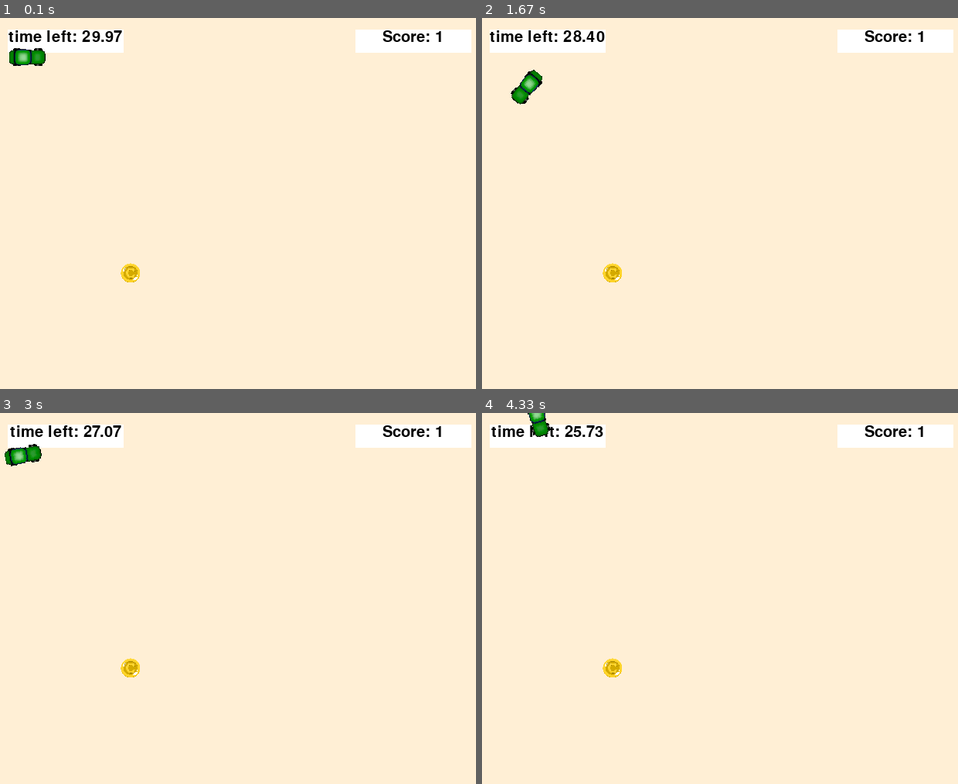
Above: before the commit, frames 1-4 (two rows, left to right).
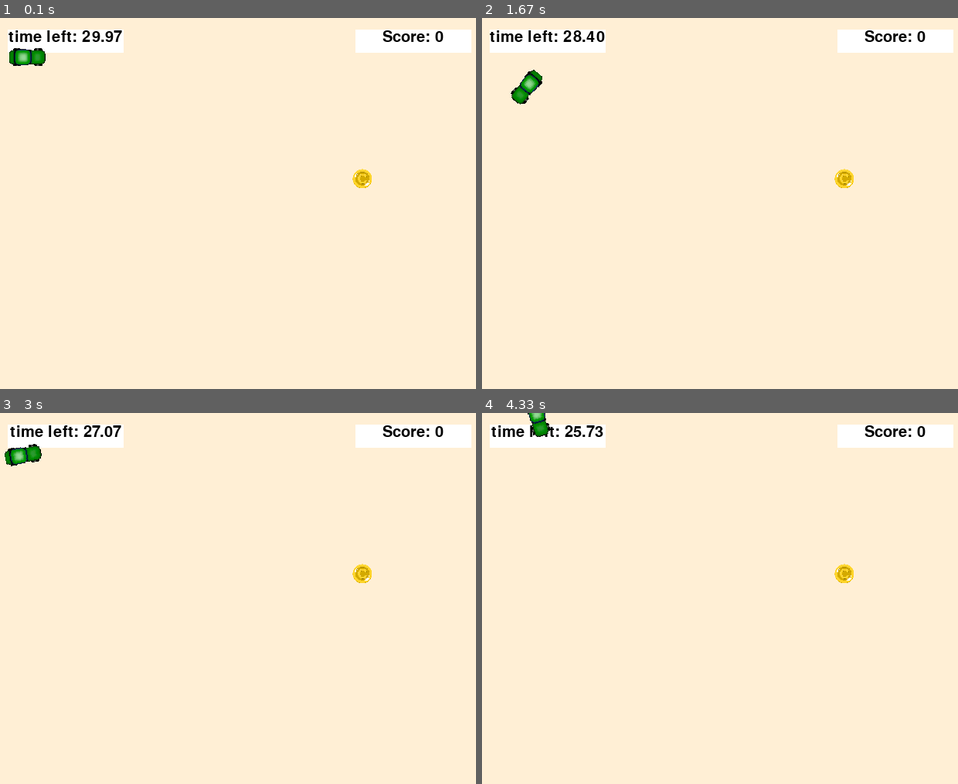
Above: after the commit, the same moments.

Repository: twopiharris/BSU-CS120
Game: pygame game, started from gameEngine/car.py
Two runs of this game, one before a commit and one after it. Both use one fixed random seed, a clock stepped at 60 frames per second and the inputs below.
Inputs:
- Up to frame 1 (0.1 s): no input
- Up to frame 2 (1.67 s): hold Right 0.33-0.8 s; hold Up 0.83-1.13 s; hold Right 1.17-1.63 s
- Up to frame 3 (3 s): hold Left 1.67-2.2 s; hold Down 2.23-2.53 s; hold Left 2.57-2.97 s
- Up to frame 4 (4.33 s): hold Up 3-3.37 s; hold Right 3.4-4.03 s; hold Down from 4.07 s (still down)

The runs differ from the first frame. In frame 1, 0.4% of the frame differs, in the area x 25-94%, y 3-72%; in frame 2, 0.4%; in frame 3, 0.4%; in frame 4, 0.4%.

Commit message:
fix initial collision problem in SuperSprite.setPosition()

Diff:
--- /dev/null
+++ b/gameEngine/carGame.py
@@ -0,0 +1,84 @@
+import pygame, gameEngine, random
+
+""" car image - Andy Harris
+    coin image - https://opengameart.org/content/coin-icon
+    coin sound - https://opengameart.org/content/plingy-coin
+"""
+
+def main():
+  pygame.mixer.init()
+  scene = gameEngine.Scene()
+  scene.background.fill(pygame.Color("papayawhip"))
+  scene.setCaption("Baby You Can Drive My Car!")
+
+  scene.car = Car(scene)
+  scene.coin = Coin(scene)
+
+  scene.lblTimer = gameEngine.Label()
+  scene.lblTimer.center = (100, 30)
+
+  scene.lblScore = gameEngine.Label()
+  scene.lblScore.center = (550, 30)
+  scene.lblScore.text = "Score: 0"
+  scene.score = 0
+
+  scene.sprites = [scene.lblTimer, scene.lblScore, scene.car, scene.coin]
+  scene.timer = gameEngine.Timer()
+  scene.MAXTIME = 30
+
+  scene.start()
+
+class Car(gameEngine.SuperSprite):
+  def __init__(self, scene):
+    super().__init__(scene)
+    self.setImage("car.gif")
+    self.setSize(50, 25)
+    self.coinSound = pygame.mixer.Sound("coin.wav")
+    self.setPosition((50, 50))
+
+  def checkKeys(self):
+    keys = pygame.key.get_pressed()
+    if keys[pygame.K_LEFT]:
+      self.turnBy(5)
+    elif keys[pygame.K_RIGHT]:
+      self.turnBy(-5)
+    if keys[pygame.K_UP]:
+      self.forward(5)
+    elif keys[pygame.K_DOWN]:
+      self.forward(-5)
+
+  def checkCollision(self):
+    if self.collidesWith(self.scene.coin):
+      self.scene.score += 1
+      self.scene.lblScore.text = f"Score: {self.scene.score}"
+      self.coinSound.play()
+      self.scene.coin.reset()
+
+  def checkTime(self):
+    time = self.scene.timer.getElapsedTime()
+    if time > self.scene.MAXTIME:
+      self.scene.stop()
+    else:
+      timeLeft = self.scene.MAXTIME - time
+      self.scene.lblTimer.text = f"time left: {timeLeft:.2f}"
+
+  def checkEvents(self):
+    self.checkTime()
+    self.checkKeys()
+    self.checkCollision()
+
+class Coin(gameEngine.SuperSprite):
+  def __init__(self, scene):
+    super().__init__(scene)
+    self.reset()
+    self.setImage("Coin.png")
+    self.setSize(25, 25)
+
+  def reset(self):
+    """ move to a new position """
+    newX = random.randint(0, 640)
+    newY = random.randint(0, 480)
+    self.setPosition((newX, newY))
+
+if __name__ == "__main__":
+  main()
--- a/gameEngine/gameEngine.py
+++ b/gameEngine/gameEngine.py
@@ -311,6 +311,8 @@
             expects an (x, y) tuple
         """
         (self.x, self.y) = position
+        #update the rect
+        self.rect.center = self.x, self.y
 
     def moveBy (self, vector):
         """ move the sprite by the (dx, dy) values in vector
